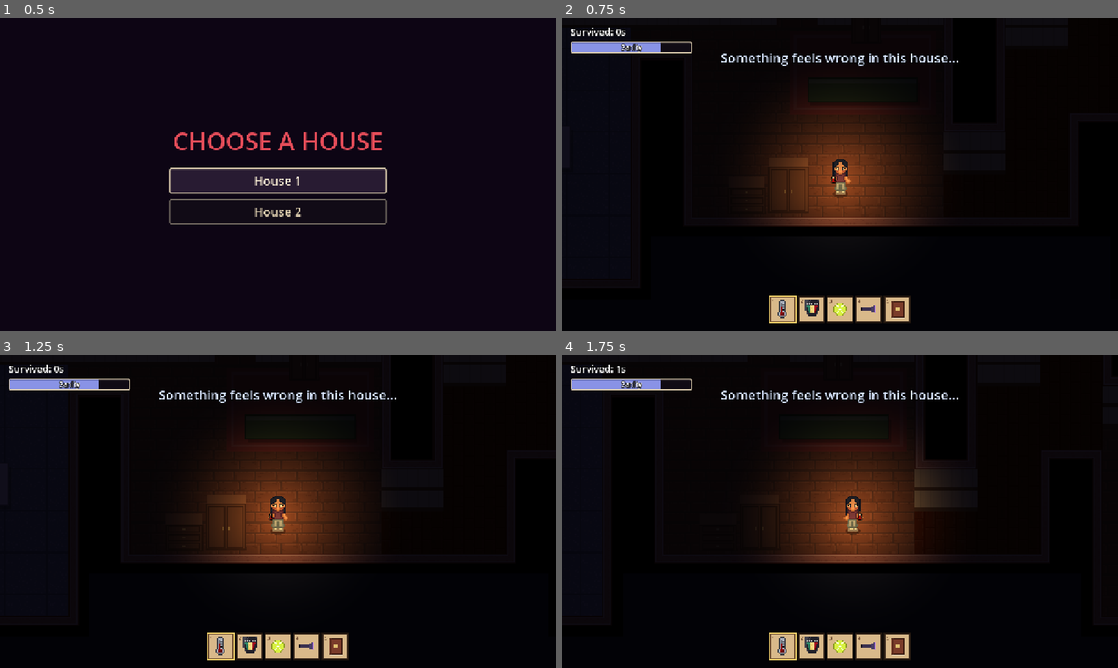
Above: before the commit, frames 1-4 (two rows, left to right).
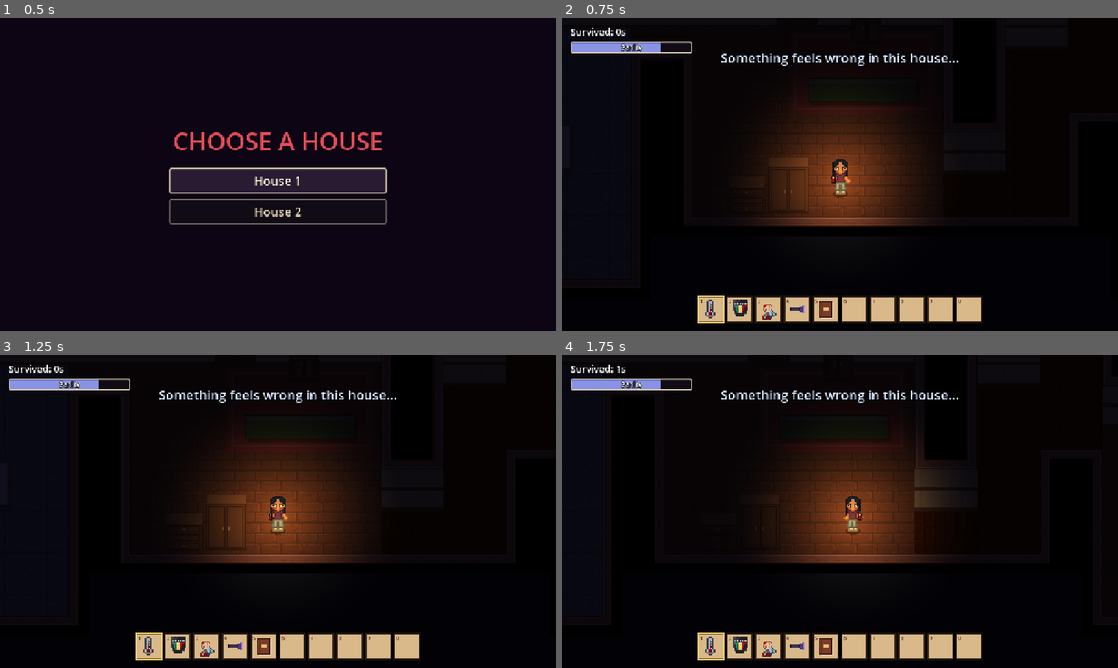
Above: after the commit, the same moments.

Repository: CaraHamilton/ghosthunt
Game: Godot game, scene res://scenes/map_select.tscn
The game is run twice, just before and just after one commit, with the same random seed, the same clock (stepped at 60 frames per second) and the same inputs.
Inputs (mouse positions are in pixels of both pictures, inside the frame that each line leads up to):
- Up to frame 1 (0.5 s): no input
- Up to frame 2 (0.75 s): click "House 1" at 0.5 s
- Up to frame 3 (1.25 s): no input
- Up to frame 4 (1.75 s): tap Enter at 1.25 s; move the mouse to (962, 495) at 1.27 s; hold D (move_right) from 1.28 s (still down); hold E (interact) from 1.28 s (still down)

Frame 1 is identical in both runs. In frame 2, 3.4% of the frame differs, in the area x 24-76%, y 88-98%; in frame 3, 3.4%; in frame 4, 3.4%.

Commit message:
replaces ball with doll

Diff:
--- /dev/null
+++ b/items/doll.tres
@@ -0,0 +1,20 @@
+[gd_resource type="Resource" script_class="ItemData" format=3]
+
+[ext_resource type="Script" path="res://scripts/items/item_data.gd" id="1_data"]
+[ext_resource type="Texture2D" uid="uid://donttkyfnohj0" path="res://art/doll_tool.png" id="2_art"]
+[ext_resource type="Script" path="res://scripts/tools/doll_item.gd" id="3_script"]
+[ext_resource type="PackedScene" path="res://scenes/doll.tscn" id="4_world"]
+
+[sub_resource type="AtlasTexture" id="AtlasTexture_sit"]
+atlas = ExtResource("2_art")
+region = Rect2(0, 0, 16, 16)
+
+[resource]
+script = ExtResource("1_data")
+id = &"doll"
+display_name = "Doll"
+description = "Some ghosts can't resist a doll left near them."
+icon = SubResource("AtlasTexture_sit")
+max_stack = 1
+instance_script = ExtResource("3_script")
+world_scene = ExtResource("4_world")
--- a/items/tennis_ball.tres
+++ /dev/null
@@ -1,14 +0,0 @@
-[gd_resource type="Resource" script_class="ItemData" format=3]
-
-[ext_resource type="Script" path="res://scripts/items/item_data.gd" id="1_data"]
-[ext_resource type="Script" path="res://scripts/tools/tennis_ball_item.gd" id="2_script"]
-[ext_resource type="PackedScene" path="res://scenes/tennis_ball.tscn" id="3_world"]
-
-[resource]
-script = ExtResource("1_data")
-id = &"tennis_ball"
-display_name = "Tennis Ball"
-description = "Some ghosts can't resist a ball left near them."
-max_stack = 1
-instance_script = ExtResource("2_script")
-world_scene = ExtResource("3_world")
--- a/project.godot
+++ b/project.godot
@@ -96,6 +96,31 @@
 "events": [Object(InputEventKey,"resource_local_to_scene":false,"resource_name":"","device":-1,"window_id":0,"alt_press …(191 unchanged characters)…
 ]
 }
+tool_slot_6={
+"deadzone": 0.2,
+"events": [Object(InputEventKey,"resource_local_to_scene":false,"resource_name":"","device":-1,"window_id":0,"alt_pressed":false,"shift_pressed":false,"ctrl_pressed":false,"meta_pressed":false,"pressed":false,"keycode":0,"physical_keycode":54,"key_label":0,"unicode":54,"location":0,"echo":false,"script":null)
+]
+}
+tool_slot_7={
+"deadzone": 0.2,
+"events": [Object(InputEventKey,"resource_local_to_scene":false,"resource_name":"","device":-1,"window_id":0,"alt_pressed":false,"shift_pressed":false,"ctrl_pressed":false,"meta_pressed":false,"pressed":false,"keycode":0,"physical_keycode":55,"key_label":0,"unicode":55,"location":0,"echo":false,"script":null)
+]
+}
+tool_slot_8={
+"deadzone": 0.2,
+"events": [Object(InputEventKey,"resource_local_to_scene":false,"resource_name":"","device":-1,"window_id":0,"alt_pressed":false,"shift_pressed":false,"ctrl_pressed":false,"meta_pressed":false,"pressed":false,"keycode":0,"physical_keycode":56,"key_label":0,"unicode":56,"location":0,"echo":false,"script":null)
+]
+}
+tool_slot_9={
+"deadzone": 0.2,
+"events": [Object(InputEventKey,"resource_local_to_scene":false,"resource_name":"","device":-1,"window_id":0,"alt_pressed":false,"shift_pressed":false,"ctrl_pressed":false,"meta_pressed":false,"pressed":false,"keycode":0,"physical_keycode":57,"key_label":0,"unicode":57,"location":0,"echo":false,"script":null)
+]
+}
+tool_slot_10={
+"deadzone": 0.2,
+"events": [Object(InputEventKey,"resource_local_to_scene":false,"resource_name":"","device":-1,"window_id":0,"alt_pressed":false,"shift_pressed":false,"ctrl_pressed":false,"meta_pressed":false,"pressed":false,"keycode":0,"physical_keycode":48,"key_label":0,"unicode":48,"location":0,"echo":false,"script":null)
+]
+}
 next_tool={
 "deadzone": 0.2,
 "events": [Object(InputEventMouseButton,"resource_local_to_scene":false,"resource_name":"","device":-1,"window_id":0,"a …(253 unchanged characters)…
--- /dev/null
+++ b/scenes/doll.tscn
@@ -0,0 +1,81 @@
+[gd_scene format=3 uid="uid://cq7iw1aw7njl1"]
+
+[ext_resource type="Script" uid="uid://5i4iafxlxxr" path="res://scripts/interactables/doll.gd" id="1_doll"]
+[ext_resource type="Texture2D" uid="uid://donttkyfnohj0" path="res://art/doll_tool.png" id="2_art"]
+
+[sub_resource type="AtlasTexture" id="AtlasTexture_sit"]
+atlas = ExtResource("2_art")
+region = Rect2(0, 0, 16, 16)
+
+[sub_resource type="AtlasTexture" id="AtlasTexture_2lxit"]
+atlas = ExtResource("2_art")
+region = Rect2(0, 16, 16, 16)
+
+[sub_resource type="AtlasTexture" id="AtlasTexture_7yriu"]
+atlas = ExtResource("2_art")
+region = Rect2(16, 16, 16, 16)
+
+[sub_resource type="AtlasTexture" id="AtlasTexture_fxx1d"]
+atlas = ExtResource("2_art")
+region = Rect2(32, 16, 16, 16)
+
+[sub_resource type="AtlasTexture" id="AtlasTexture_48b15"]
+atlas = ExtResource("2_art")
+region = Rect2(48, 16, 16, 16)
+
+[sub_resource type="AtlasTexture" id="AtlasTexture_kpghy"]
+atlas = ExtResource("2_art")
+region = Rect2(64, 16, 16, 16)
+
+[sub_resource type="AtlasTexture" id="AtlasTexture_na3qk"]
+atlas = ExtResource("2_art")
+region = Rect2(80, 16, 16, 16)
+
+[sub_resource type="SpriteFrames" id="SpriteFrames_doll"]
+animations = [{
+"frames": [{
+"duration": 1.0,
+"texture": SubResource("AtlasTexture_sit")
+}],
+"loop": 1,
+"name": &"sit",
+"speed": 10.0
+}, {
+"frames": [{
+"duration": 3.0,
+"texture": SubResource("AtlasTexture_2lxit")
+}, {
+"duration": 1.0,
+"texture": SubResource("AtlasTexture_7yriu")
+}, {
+"duration": 5.0,
+"texture": SubResource("AtlasTexture_fxx1d")
+}, {
+"duration": 1.0,
+"texture": SubResource("AtlasTexture_48b15")
+}, {
+"duration": 1.0,
+"texture": SubResource("AtlasTexture_kpghy")
+}, {
+"duration": 1.0,
+"texture": SubResource("AtlasTexture_na3qk")
+}],
+"loop": 1,
+"name": &"stand_and_wave",
+"speed": 10.0
+}]
+
+[node name="Doll" type="StaticBody2D" unique_id=457485756]
+script = ExtResource("1_doll")
+footprint = Vector2(8, 4)
+solid = false
+ghost_reach = 24.0
+cooldown = 15.0
+player_can_use = true
+player_reach = 10.0
+prompt_height = 26.0
+
+[node name="Sprite" type="AnimatedSprite2D" parent="." unique_id=1044440230]
+position = Vector2(0, -8)
+sprite_frames = SubResource("SpriteFrames_doll")
+animation = &"sit"
--- a/scenes/main.tscn
+++ b/scenes/main.tscn
@@ -111,9 +111,9 @@
 anchor_top = 1.0
 anchor_right = 0.5
 anchor_bottom = 1.0
-offset_left = -162.0
+offset_left = -327.0
 offset_top = -80.0
-offset_right = 162.0
+offset_right = 327.0
 offset_bottom = -20.0
 grow_horizontal = 2
 grow_vertical = 0
@@ -125,7 +125,7 @@
 layout_mode = 0
 offset_left = -48.0
 offset_top = -60.0
-offset_right = 372.0
+offset_right = 702.0
 offset_bottom = -12.0
 theme_override_colors/font_color = Color(0.75, 0.9, 1, 1)
 theme_override_colors/font_outline_color = Color(0, 0, 0, 1)
--- a/scenes/tennis_ball.tscn
+++ /dev/null
@@ -1,13 +0,0 @@
-[gd_scene format=3]
-
-[ext_resource type="Script" path="res://scripts/interactables/tennis_ball.gd" id="1_ball"]
-
-[node name="TennisBall" type="StaticBody2D"]
-script = ExtResource("1_ball")
-footprint = Vector2(6, 4)
-solid = false
-ghost_reach = 24.0
-cooldown = 8.0
-player_can_use = true
-player_reach = 10.0
-prompt_height = 34.0
--- a/scripts/game.gd
+++ b/scripts/game.gd
@@ -6,7 +6,7 @@
 const GhostScene := preload("res://scenes/ghost.tscn")
 const MAP_SELECT_SCENE := "res://scenes/map_select.tscn"
 ## Items the player starts with, by id (see res://items/).
-const STARTING_ITEMS: Array[StringName] = [&"thermometer", &"emf_reader", &"tennis_ball", &"uv_light", &"journal"]
+const STARTING_ITEMS: Array[StringName] = [&"thermometer", &"emf_reader", &"doll", &"uv_light", &"journal"]
 
 ## The running game, so items can find the house, ghost, etc.
 static var current: Game
--- a/scripts/ghost.gd
+++ b/scripts/ghost.gd
@@ -41,6 +41,7 @@
 	SEARCHING,     ## hunt: prowling around the last-seen spot until time runs out
 	VANISHING,     ## fading out at the end of a hunt
 	RETURNING,     ## invisible, heading back to its favourite room
+	POSSESSING,    ## invisible, standing on the doll and possessing it
 }
 
 const HUNT_STATES := [State.APPEARING, State.INVESTIGATING, State.CHASING, State.SEARCHING, State.VANISHING]
@@ -157,6 +158,10 @@
 var _t := 0.0
 ## Which way the sprite faces: "down", "up" or "side".
 var _facing := "down"
+## The doll being possessed (or walked to, to possess it), and how many
+## seconds of possession are left once the ghost is standing on it.
+var _doll: Doll = null
+var _possess_time_left := 0.0
 
 
 ## Call before adding the ghost to the scene.
@@ -249,6 +254,22 @@
 			else:
 				_try_interact(delta)
 				_try_start_hunt(delta)
+
+		State.POSSESSING:
+			if not is_instance_valid(_doll):
+				end_possession()
+			elif not _doll.is_possessed:
+				# Still getting onto the doll.
+				_follow_path_to(_doll.global_position, wander_speed, delta, false)
+				_stuck_time = _stuck_time + delta if get_real_velocity().length() < 2.0 else 0.0
+				if global_position.distance_to(_doll.global_position) < 2.0 or _stuck_time > 1.0:
+					velocity = Vector2.ZERO
+					_doll.on_possessed(self)
+			else:
+				velocity = Vector2.ZERO
+				_possess_time_left -= delta
+				if _possess_time_left <= 0.0:
+					end_possession()
 
 	_update_animation()
 	_update_fade(delta)
@@ -295,6 +316,7 @@
 func start_hunt() -> void:
 	if is_hunting:
 		return
+	end_possession()
 	is_manifested = true
 	set_state(State.APPEARING)
 	hunt_started.emit()
@@ -355,7 +377,30 @@
 	set_state(State.VANISHING)
 
 
+## Goes and stands on `doll` and possesses it for `duration` seconds (the
+## doll stands up and waves while possessed). The ghost stays invisible and
+## won't hunt until it lets go.
+func possess(doll: Doll, duration: float) -> void:
+	_doll = doll
+	_possess_time_left = duration
+	set_state(State.POSSESSING)
+
+
+## Lets go of the doll (it sits back down) and goes back to wandering.
+func end_possession() -> void:
+	if state != State.POSSESSING:
+		return
+	if is_instance_valid(_doll) and _doll.is_possessed:
+		_doll.on_released()
+	_doll = null
+	_wander_target = Vector2.INF
+	_wander_pause = randf_range(min_wander_pause, max_wander_pause)
+	set_state(State.IDLE)
+
+
 func _try_start_hunt(delta: float) -> void:
+	if state == State.POSSESSING:
+		return  # it just went for the doll this frame
 	if player.sanity_ratio >= behavior.get_hunt_sanity_threshold(hunt_sanity_threshold):
 		_hunts_locked = true  # the player's mind is still too strong
 		return
--- a/scripts/ghost_types/demon.gd
+++ b/scripts/ghost_types/demon.gd
@@ -9,6 +9,6 @@
 	return 5 if base_level >= 4 else base_level
 
 
-## Demons roll the tennis ball around when it's near them.
-func plays_with_ball() -> bool:
+## Demons possess the doll when it's near them.
+func possesses_doll() -> bool:
 	return true
--- a/scripts/ghost_types/ghost_behavior.gd
+++ b/scripts/ghost_types/ghost_behavior.gd
@@ -51,7 +51,7 @@
 		result.append(Evidence.Type.FREEZING)
 	if get_emf_level(4) >= 5:
 		result.append(Evidence.Type.EMF_5)
-	if plays_with_ball():
+	if possesses_doll():
 		result.append(Evidence.Type.TOY_INTERACTION)
 	if leaves_uv_residue():
 		result.append(Evidence.Type.UV_RESIDUE)
@@ -131,8 +131,8 @@
 	return base_chance
 
 
-## Whether this ghost type plays with the tennis ball (rolls it around).
-func plays_with_ball() -> bool:
+## Whether this ghost type possesses the doll (stands it up) when it's near.
+func possesses_doll() -> bool:
 	return false
 
 
--- a/scripts/ghost_types/poltergeist.gd
+++ b/scripts/ghost_types/poltergeist.gd
@@ -3,8 +3,8 @@
 ## Poltergeist. Override GhostBehavior hooks here to give it its own behaviour.
 
 
-## Poltergeists roll the tennis ball around when it's near them.
-func plays_with_ball() -> bool:
+## Poltergeists possess the doll when it's near them.
+func possesses_doll() -> bool:
 	return true
 
 
--- /dev/null
+++ b/scripts/interactables/doll.gd
@@ -0,0 +1,108 @@
+@tool
+class_name Doll
+extends GhostInteractable
+## A doll sitting on the floor - the world version of a DollItem. Spawned
+## when the player puts the doll down; E picks it back up. Only some ghost
+## types (see GhostBehavior.possesses_doll) bother with it: when one is close
+## by, it (invisibly) goes and stands on the doll and possesses it, and the
+## doll stands up and waves. When the possession ends the doll sits back
+## down. Ghost traces (residue, last touch) are kept on `item` so they
+## survive being picked up.
+
+## The item this node represents (set before it's added to the scene).
+var item: DollItem:
+	set(value):
+		item = value
+		has_residue = item.has_residue
+		_last_interaction_time = item.last_ghost_touch_time
+
+## How long (seconds) a possession lasts, picked at random each time.
+@export var min_possess_time := 5.0
+@export var max_possess_time := 10.0
+
+## The ghost possessing the doll right now (null when it's just a doll).
+var possessed_by: Ghost = null
+var is_possessed: bool:
+	get:
+		return possessed_by != null
+
+@onready var sprite: AnimatedSprite2D = $Sprite
+
+
+## Note: the doll's exported settings (footprint, solid, ghost_reach,
+## cooldown, prompt_height...) are set in scenes/doll.tscn, not here, so the
+## editor never copies stale values into other scenes.
+func _init() -> void:
+	residue_offset = Vector2(0, -6)
+
+
+func _ready() -> void:
+	super()
+	if not Engine.is_editor_hint():
+		# Always put down sitting, whichever animation the scene was saved on.
+		sprite.play(&"sit")
+
+
+func ghost_can_use(ghost: Ghost) -> bool:
+	return ghost.behavior.possesses_doll()
+
+
+## Not while it's already possessed (the cooldown counts from when the ghost
+## lets go).
+func can_ghost_interact() -> bool:
+	return not is_possessed and super()
+
+
+func _on_ghost_interact(ghost: Ghost) -> void:
+	_save_traces()
+	ghost.possess(self, randf_range(min_possess_time, max_possess_time))
+
+
+## Called by the ghost once it's standing on the doll.
+func on_possessed(ghost: Ghost) -> void:
+	possessed_by = ghost
+	sprite.play(&"stand_and_wave")
+
+
+## Called by the ghost when the possession ends (or the doll is picked up).
+func on_released() -> void:
+	possessed_by = null
+	sprite.play(&"sit")
+	# The ghost was touching it until now: the EMF and cooldown count from here.
+	_last_interaction_time = _game_time()
+	_save_traces()
+
+
+func describe_last_interaction() -> String:
+	return "possessed the doll"
+
+
+func _on_player_interact(player: Player) -> void:
+	if not player.pick_up(item, self):
+		return
+	if possessed_by:
+		possessed_by.end_possession()
+	queue_free()
+
+
+func get_player_prompt() -> String:
+	return "[E] Pick up"
+
+
+func _physics_process(delta: float) -> void:
+	if Engine.is_editor_hint():
+		return
+	if item:
+		item.process_always(delta)
+
+
+func _save_traces() -> void:
+	if item:
+		item.has_residue = has_residue
+		item.last_ghost_touch_time = _last_interaction_time
+
+
+func _draw() -> void:
+	draw_set_transform(Vector2(0, 0), 0.0, Vector2(1.0, 0.45))
+	draw_circle(Vector2.ZERO, 4.0, Color(0, 0, 0, 0.3))  # shadow
+	draw_set_transform(Vector2.ZERO)
--- a/scripts/interactables/ghost_interactable.gd
+++ b/scripts/interactables/ghost_interactable.gd
@@ -87,7 +87,7 @@
 
 
 ## Whether this kind of ghost will ever touch this object (e.g. only some
-## ghost types play with the tennis ball). Override per interactable.
+## ghost types possess the doll). Override per interactable.
 func ghost_can_use(_ghost: Ghost) -> bool:
 	return true
 
--- a/scripts/interactables/tennis_ball.gd
+++ /dev/null
@@ -1,101 +0,0 @@
-@tool
-class_name TennisBall
-extends GhostInteractable
-## A tennis ball lying on the floor - the world version of a TennisBallItem.
-## Spawned when the player drops the ball; E picks it back up. Only some
-## ghost types play with it: when one is close by, it (invisibly) knocks the
-## ball rolling a couple of tiles. Rolling balls bounce off walls and
-## furniture. Ghost traces (residue, last touch) are kept on `item` so they
-## survive being picked up.
-
-## The item this node represents (set before it's added to the scene).
-var item: TennisBallItem:
-	set(value):
-		item = value
-		has_residue = item.has_residue
-		_last_interaction_time = item.last_ghost_touch_time
-
-## How far (px) a ghost's nudge rolls the ball.
-@export var min_roll_distance := 28.0
-@export var max_roll_distance := 52.0
-## How quickly a rolling ball slows down (px/s²).
-@export var friction := 70.0
-
-const RADIUS := 3.0
-
-var is_rolling: bool:
-	get:
-		return _velocity != Vector2.ZERO
-
-var _velocity := Vector2.ZERO
-var _spin := 0.0
-
-
-## Note: the ball's exported settings (footprint, solid, ghost_reach,
-## cooldown, prompt_height...) are set in scenes/tennis_ball.tscn, not here,
-## so the editor never copies stale values into other scenes.
-func _init() -> void:
-	residue_offset = Vector2(0, -RADIUS)
-
-
-func ghost_can_use(ghost: Ghost) -> bool:
-	return ghost.behavior.plays_with_ball()
-
-
-func _on_ghost_interact(_ghost: Ghost) -> void:
-	if item:
-		item.has_residue = has_residue
-		item.last_ghost_touch_time = _last_interaction_time
-	var distance := randf_range(min_roll_distance, max_roll_distance)
-	var direction := Vector2.RIGHT.rotated(randf() * TAU)
-	# Start fast enough that friction brings it to rest after `distance`.
-	_velocity = direction * sqrt(2.0 * friction * distance)
-
-
-func describe_last_interaction() -> String:
-	return "rolled the tennis ball"
-
-
-func _on_player_interact(player: Player) -> void:
-	if player.pick_up(item, self):
-		_velocity = Vector2.ZERO
-		queue_free()
-
-
-func get_player_prompt() -> String:
-	return "[E] Pick up"
-
-
-func _physics_process(delta: float) -> void:
-	if Engine.is_editor_hint():
-		return
-	if item:
-		item.process_always(delta)
-	if _velocity == Vector2.ZERO:
-		return
-	var motion := _velocity * delta
-	var direction := _velocity.normalized()
-	var query := PhysicsRayQueryParameters2D.create(
-		global_position, global_position + motion + direction * RADIUS, 1)  # world layer
-	var hit := get_world_2d().direct_space_state.intersect_ray(query)
-	if hit:
-		# Bounce off walls/furniture, losing some speed.
-		_velocity = _velocity.bounce(hit.normal) * 0.5
-	else:
-		global_position += motion
-	_spin += motion.length() / RADIUS
-	var speed := maxf(0.0, _velocity.length() - friction * delta)
-	_velocity = Vector2.ZERO if speed < 1.0 else _velocity.normalized() * speed
-	queue_redraw()
-
-
-# --- Placeholder art ------------------------------------------------------
-
-func _draw() -> void:
-	var center := Vector2(0, -RADIUS)
-	draw_set_transform(Vector2(0, 0.5), 0.0, Vector2(1.0, 0.45))
-	draw_circle(Vector2.ZERO, RADIUS + 0.5, Color(0, 0, 0, 0.3))  # shadow
-	draw_set_transform(Vector2.ZERO)
-	draw_circle(center, RADIUS, Color("d8f040"))
-	# The white seam turns as the ball rolls
-	draw_arc(center, RADIUS - 1.0, _spin, _spin + PI * 0.8, 6, Color(1, 1, 1, 0.9), 0.8)
--- a/scripts/items/item_data.gd
+++ b/scripts/items/item_data.gd
@@ -5,7 +5,7 @@
 ##
 ## Never put anything that changes during play in here: Resources are shared,
 ## so every thermometer would see the same value. Per-copy state (a
-## thermometer's reading, a ball's residue) lives on the ItemInstance.
+## thermometer's reading, a doll's residue) lives on the ItemInstance.
 
 ## Unique id, also the .tres file name (e.g. "thermometer" -> thermometer.tres).
 @export var id: StringName
@@ -24,5 +24,5 @@
 ## Empty = a plain item with no special behaviour.
 @export var instance_script: Script
 ## Scene spawned when the item is dropped. Empty = the generic floor pickup.
-## Its root needs an `item` property (see ItemPickup, TennisBall).
+## Its root needs an `item` property (see ItemPickup, Doll).
 @export var world_scene: PackedScene
--- a/scripts/items/item_pickup.gd
+++ b/scripts/items/item_pickup.gd
@@ -6,7 +6,7 @@
 ## item keeps working while it lies here, e.g. a thermometer keeps measuring).
 ##
 ## Items whose ItemData.world_scene is set use that scene instead (e.g. the
-## tennis ball, which rolls); this is the default for everything else.
+## doll, which ghosts possess); this is the default for everything else.
 
 const DEFAULT_SCENE_PATH := "res://scenes/item_pickup.tscn"
 ## Width/height (px) of the item's icon when drawn on the floor.
--- a/scripts/player.gd
+++ b/scripts/player.gd
@@ -2,7 +2,7 @@
 extends CharacterBody2D
 ## Top-down player. Walks with WASD/arrows, runs with Shift, and uses the
 ## closest nearby object with E/Space (toggles sinks, picks up items - only
-## the closest one shows its prompt). Picks a toolbar slot with 1-5 or the
+## the closest one shows its prompt). Picks a toolbar slot with 1-9 and 0, or the
 ## mouse wheel, uses the selected item while holding F / left mouse, and
 ## drops it with Q. There's nowhere to hide: during a hunt, run and break the
 ## ghost's line of sight.
@@ -16,8 +16,8 @@
 
 ## How many inventory slots the player has. The toolbar shows the first
 ## TOOLBAR_SLOTS of them (all of them, for now).
-const INVENTORY_SIZE := 5
-const TOOLBAR_SLOTS := 5
+const INVENTORY_SIZE := 10
+const TOOLBAR_SLOTS := 10
 ## How far in front of the player dropped items land (px).
 const DROP_DISTANCE := 10.0
 ## The rows of an item's held_sheet, top to bottom.
--- a/scripts/toolbar.gd
+++ b/scripts/toolbar.gd
@@ -41,5 +41,5 @@
 			if item.count > 1:
 				draw_string(font, rect.end - Vector2(18, 6), str(item.count),
 					HORIZONTAL_ALIGNMENT_RIGHT, 14, 13, Color("2a1a10"))
-		draw_string(font, rect.position + Vector2(5, 15), str(i + 1),
+		draw_string(font, rect.position + Vector2(5, 15), str((i + 1) % 10),  # slot 10 is the 0 key
 			HORIZONTAL_ALIGNMENT_LEFT, -1, 12, Color("5e3a25"))
--- /dev/null
+++ b/scripts/tools/doll_item.gd
@@ -0,0 +1,17 @@
+class_name DollItem
+extends ItemInstance
+## The doll as an item. Using it (F / left mouse) puts it down on the floor,
+## same as the drop key. On the floor it becomes a Doll node
+## (scenes/doll.tscn) that some ghost types possess.
+##
+## The doll's ghost traces live here, on the item, so they stay with this
+## doll when it's picked up and put down again.
+
+## True once a residue-leaving ghost has touched this doll (UV-visible).
+var has_residue := false
+## Game time the ghost last touched it (for the EMF reader and cooldown).
+var last_ghost_touch_time := -INF
+
+
+func start_use() -> void:
+	holder.drop_selected()
--- a/scripts/tools/tennis_ball_item.gd
+++ /dev/null
@@ -1,29 +0,0 @@
-class_name TennisBallItem
-extends ItemInstance
-## The tennis ball as an item. Using it (F / left mouse) drops it on the
-## floor, same as the drop key. On the floor it becomes a TennisBall node
-## (scenes/tennis_ball.tscn) that some ghost types roll around.
-##
-## The ball's ghost traces live here, on the item, so they stay with this
-## ball when it's picked up and put down again.
-
-## True once a residue-leaving ghost has touched this ball (UV-visible).
-var has_residue := false
-## Game time the ghost last touched it (for the EMF reader and cooldown).
-var last_ghost_touch_time := -INF
-
-
-func start_use() -> void:
-	holder.drop_selected()
-
-
-func draw_icon(canvas: CanvasItem, rect: Rect2) -> void:
-	if data.icon:
-		super(canvas, rect)
-		return
-	var c := rect.get_center()
-	var r := rect.size.x * 0.3
-	canvas.draw_circle(c, r, Color("d8f040"))
-	canvas.draw_arc(c + Vector2(-r * 0.9, 0), r * 0.75, -PI * 0.4, PI * 0.4, 10, Color.WHITE, 2.0)
-	canvas.draw_arc(c + Vector2(r * 0.9, 0), r * 0.75, PI * 0.6, PI * 1.4, 10, Color.WHITE, 2.0)
-	canvas.draw_arc(c, r, 0.0, TAU, 24, Color("8a9a20"), 1.5)
Binary file added: art/doll.aseprite
Binary file added: art/doll_tool.aseprite
Binary file added: art/doll_tool.png
Not shown, added: art/doll_tool.png.import
Not shown, added: scripts/interactables/doll.gd.uid
Not shown, removed: scripts/interactables/tennis_ball.gd.uid
Not shown, added: scripts/tools/doll_item.gd.uid
Not shown, removed: scripts/tools/tennis_ball_item.gd.uid
